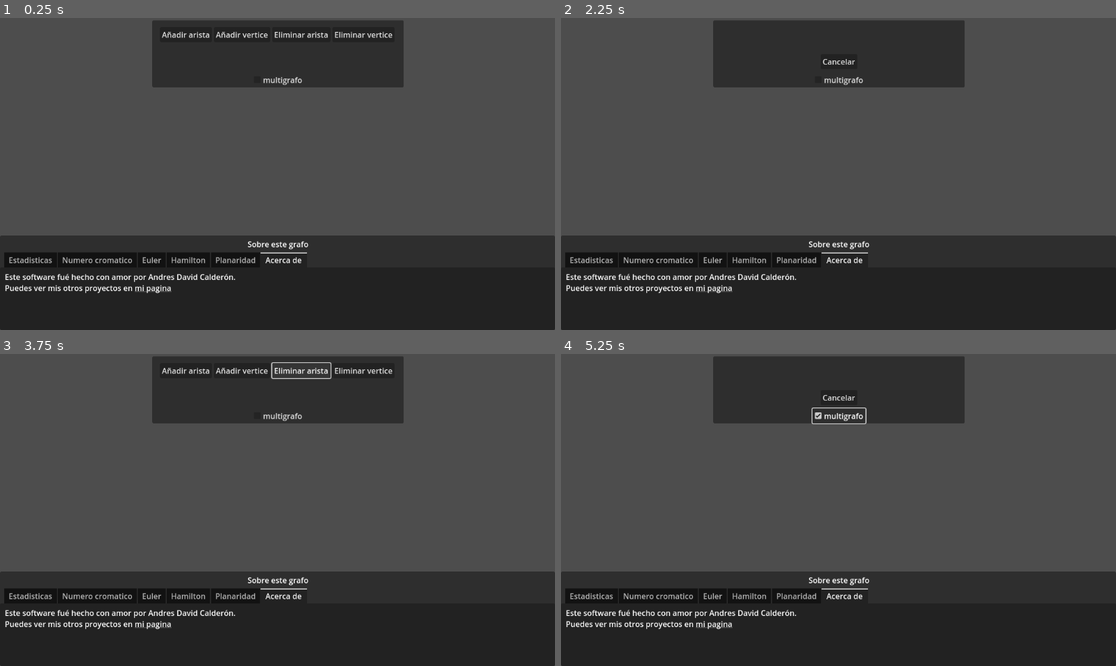
Above: before the commit, frames 1-4 (two rows, left to right).
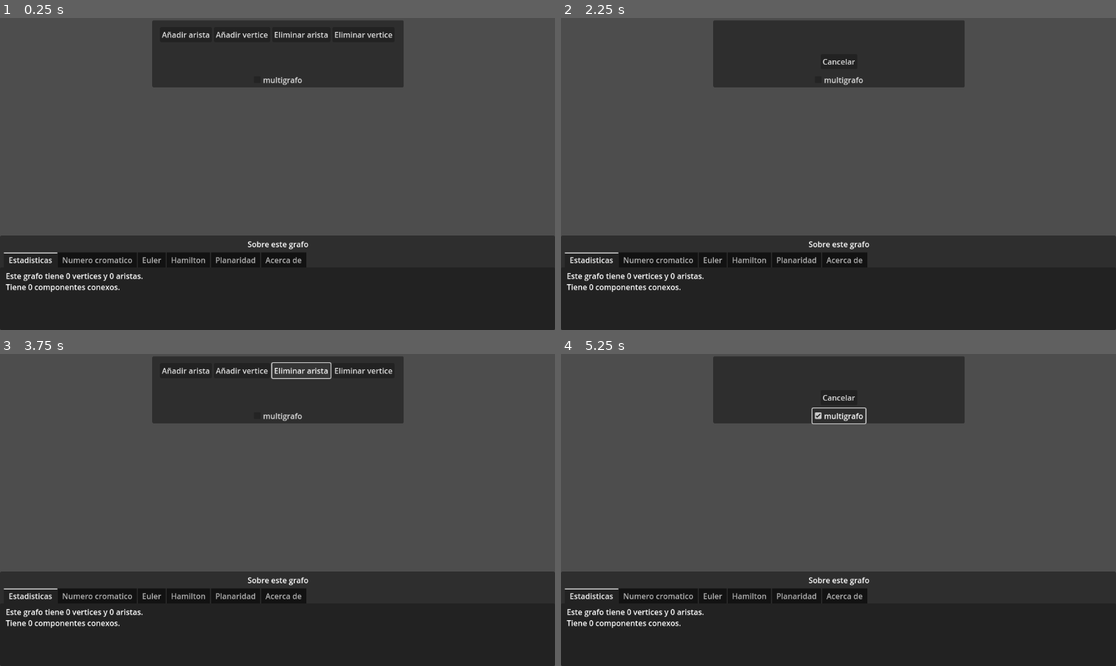
Above: after the commit, the same moments.

Repository: AndresDavidCalderon/exploragrafos
Game: Godot game, scene res://main.tscn
Two runs of this game, one before a commit and one after it. Both use one fixed random seed, a clock stepped at 60 frames per second and the inputs below.
Inputs:
- Up to frame 1 (0.25 s): no input
- Up to frame 2 (2.25 s): click "Añadir arista" at 0.5 s; click "Listo" at 1.25 s; click "Añadir vertice" at 2 s
- Up to frame 3 (3.75 s): click "Cancelar" at 2.75 s; click "Eliminar arista" at 3.5 s
- Up to frame 4 (5.25 s): click "Eliminar vertice" at 4.25 s; click "multigrafo" at 5 s

The runs differ from the first frame. In frame 1, 1.1% of the frame differs, in the area x 0-56%, y 75-89%; in frame 2, 1.1%; in frame 3, 1.1%; in frame 4, 1.1%.

Commit message:
planaridad parcial

Diff:
--- a/hamilton.gd
+++ b/hamilton.gd
@@ -1,6 +1,6 @@
 extends Control
 
-var coloreado=true
+var coloreado=false
 
 func _ready() -> void:
     get_parent().set_tab_title(3,"Hamilton")
@@ -9,31 +9,32 @@
     actualizar()
 
 func actualizar():
-    $RichTextLabel.text="Un grafo es hamiltoniano si contiene un [b]circuito[/b] hamiltoniano, es decir, un ciclo que pase por todos los vertices del grafo exactamente una vez."
-    if Globals.grafo.obtener_componentes_conexos().size()==1:
-        var puede_tener_circuito=true
-        var vertice_colgante=false
-        for vertice in Globals.grafo.vertices:
-            if vertice.aristas.size()==1:
-                if not vertice_colgante:
-                    $RichTextLabel.text+="\nEl grafo tiene un [color=#FC7D0D]vertice colgante[/color] (de grado 1) por tanto no tiene circuitos hamiltonianos"
-                vertice.colorear(Color("#FC7D0D"))
-                coloreado=true
-                puede_tener_circuito=false
-                vertice_colgante=true
-
-        if Globals.grafo.es_bipartito():
-            if Globals.grafo.vertices.size()%2!=0:
-                $RichTextLabel.text+="\nEl grafo es bipartito y tiene un numero impar de vertices, por tanto no tiene circuitos hamiltonianos."
-                puede_tener_circuito=false
-
-        if puede_tener_circuito:
-            $RichTextLabel.text+="\nEl grafo puede tener circuitos hamiltonianos, pero no tenemos manera de saber."
-
-    else:
-        $RichTextLabel.text="El grafo no es conexo, por tanto no tiene ni circuitos ni caminos hamiltonianos."
-
     if (not visible) and coloreado:
         for vertice in Globals.grafo.vertices:
             vertice.colorear(Color(1,1,1))
         coloreado=false
+
+    if visible:
+        $RichTextLabel.text="Un grafo es hamiltoniano si contiene un [b]circuito[/b] hamiltoniano, es decir, un ciclo que pase por todos los vertices del grafo exactamente una vez."
+        if Globals.grafo.obtener_componentes_conexos().size()==1:
+            var puede_tener_circuito=true
+            var vertice_colgante=false
+            for vertice in Globals.grafo.vertices:
+                if vertice.aristas.size()==1:
+                    if not vertice_colgante:
+                        $RichTextLabel.text+="\nEl grafo tiene un [color=#FC7D0D]vertice colgante[/color] (de grado 1) por tanto no tiene circuitos hamiltonianos"
+                    vertice.colorear(Color("#FC7D0D"))
+                    coloreado=true
+                    puede_tener_circuito=false
+                    vertice_colgante=true
+
+            if Globals.grafo.es_bipartito():
+                if Globals.grafo.vertices.size()%2!=0:
+                    $RichTextLabel.text+="\nEl grafo es bipartito y tiene un numero impar de vertices, por tanto no tiene circuitos hamiltonianos."
+                    puede_tener_circuito=false
+
+            if puede_tener_circuito:
+                $RichTextLabel.text+="\nEl grafo puede tener circuitos hamiltonianos, pero no tenemos manera de saber."
+
+        else:
+            $RichTextLabel.text="El grafo no es conexo, por tanto no tiene ni circuitos ni caminos hamiltonianos."
--- a/main.tscn
+++ b/main.tscn
@@ -109,10 +109,9 @@
 offset_top = 35.0
 grow_horizontal = 2
 grow_vertical = 2
-current_tab = 5
+current_tab = 0
 
 [node name="Estadisticas" type="Control" parent="UI/Panel/TabContainer"]
-visible = false
 layout_mode = 2
 script = ExtResource("5_7mycd")
 metadata/_tab_index = 0
@@ -205,6 +204,7 @@
 bbcode_enabled = true
 
 [node name="Acerca de" type="Control" parent="UI/Panel/TabContainer"]
+visible = false
 layout_mode = 2
 metadata/_tab_index = 5
 
--- a/numero_cromatico.gd
+++ b/numero_cromatico.gd
@@ -10,13 +10,17 @@
 
 
 func actualizarContenido():
-    for vertice in Globals.grafo.vertices:
-        vertice.colorear(Color(1,1,1))
-        vertice.get_node("ErrorBipartito").hide()
+    if coloreado:
+        for vertice in Globals.grafo.vertices:
+            vertice.colorear(Color(1,1,1))
+            vertice.get_node("ErrorBipartito").hide()
 
     if visible:
         if Globals.grafo.es_bipartito():
             $RichTextLabel.text="El grafo es bipartito."
+            if Globals.grafo.es_bipartito_completo():
+                $RichTextLabel.text+="\nAdemás, es el bipartito completo K"+str(Globals.grafo.vertices_rojos.size())+","+str(Globals.grafo.vertices_azules.size())
+
         else:
             $RichTextLabel.text="El grafo no es bipartito."
 
--- a/planaridad.gd
+++ b/planaridad.gd
@@ -6,4 +6,22 @@
     visibility_changed.connect(actualizar)
 
 func actualizar():
+    $RichTextLabel.text="Un grafo es planar si se pudiese dibujar sin cruzar aristas."
+    var puede_ser_planar=true
+    if (not vertice_grado_menor_a_6()) and not Globals.grafo.multigrafo:
+        $RichTextLabel.text+="\nEl grafo no es planar, ya que todos sus vertices tienen grado mayor o igual a 6 y es simple."
+        puede_ser_planar=false
+    if puede_ser_planar:
+        $RichTextLabel.text+="\nEl grafo puede ser planar, pero no sabemos."
+
+
+# Esto significa que el grafo contiene 2 grupos de al menos 3 vertices, donde vertice en el grupo no se conecta con otro del grupo, y cada vertice de un grupo se conecta con todos los vertices del otro grupo.
+# En otras palabras, el grafo contiene a K3,3.
+func contiene_a_k33():
     pass
+
+func vertice_grado_menor_a_6():
+    for vertice in Globals.grafo.vertices:
+        if vertice.aristas.size()<6:
+            return true
+    return false
--- a/project.godot
+++ b/project.godot
@@ -28,3 +28,4 @@
 
 textures/canvas_textures/default_texture_filter=0
 renderer/rendering_method="mobile"
+textures/vram_compression/import_etc2_astc=true
Not shown, added: export_presets.cfg
